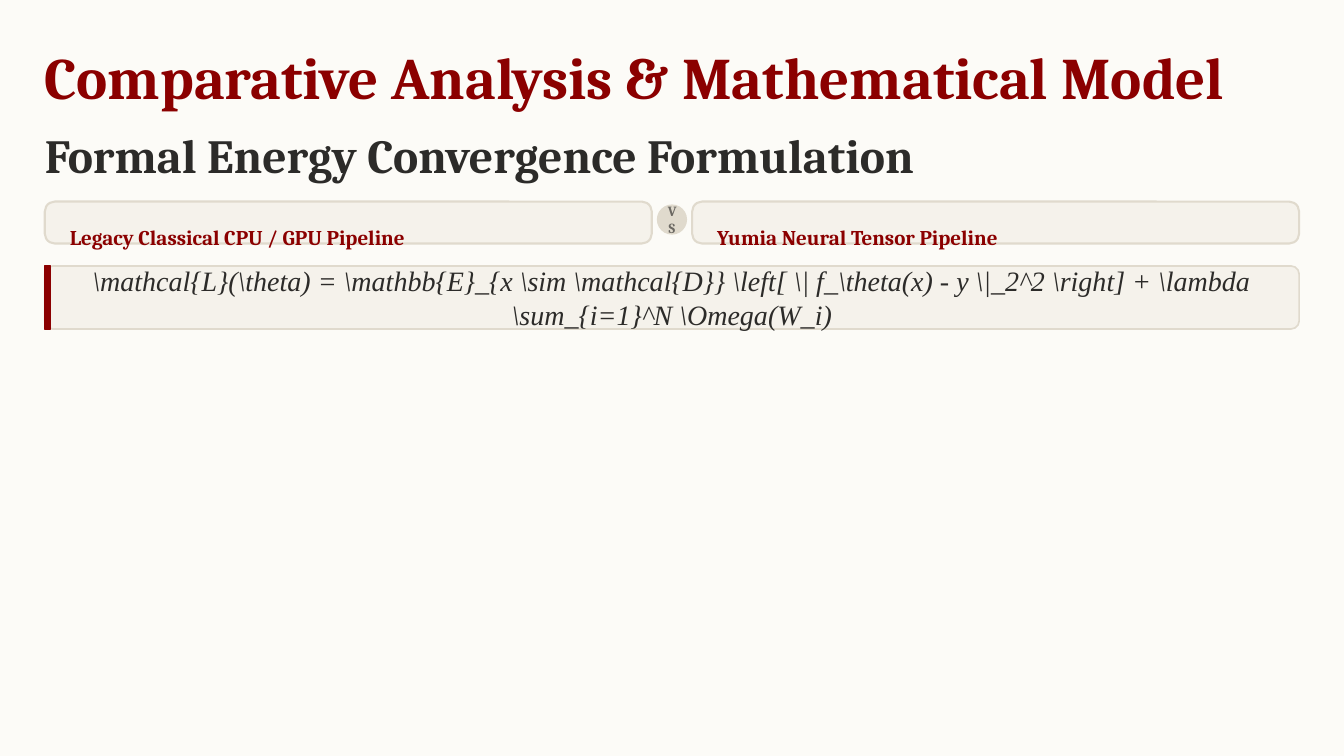
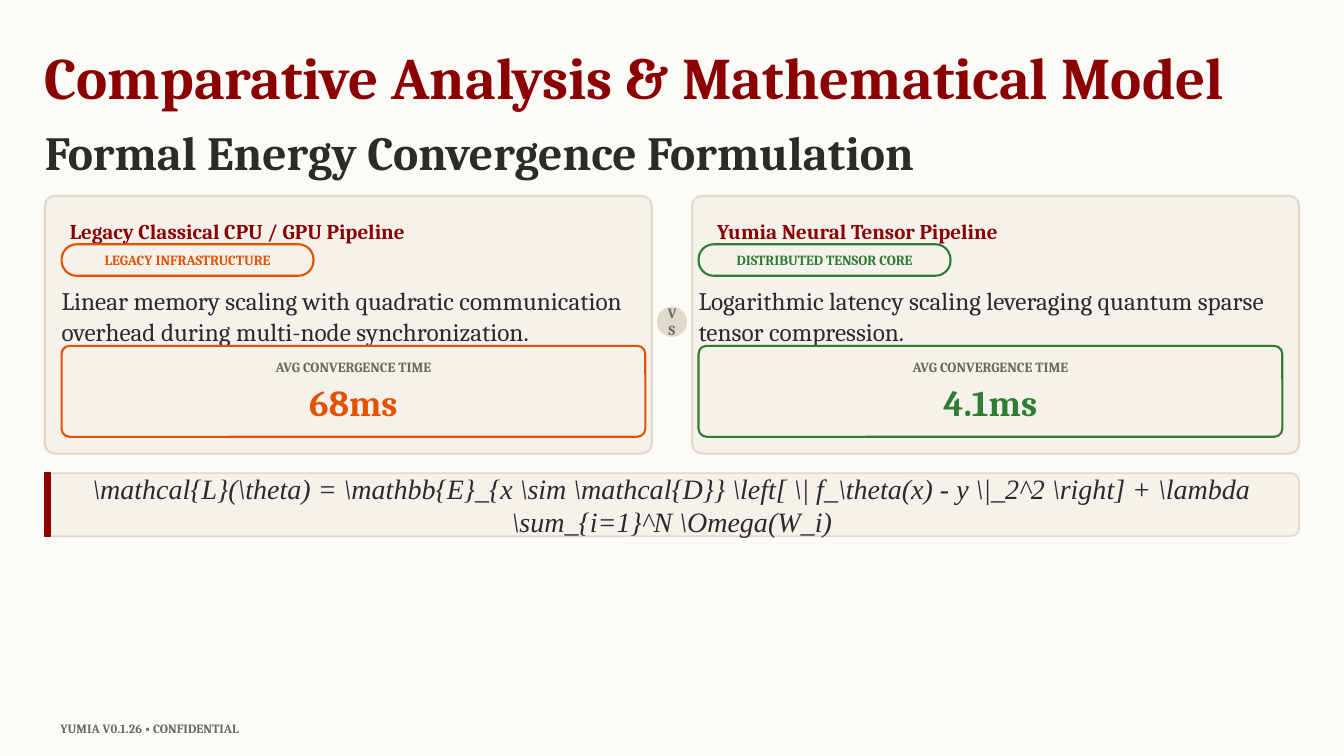
Before and after one commit to biagio-scaglia/Yumia-MD, a slide deck: slide 5 of presentation.pptx. Drawn at 1344x756 pixels with LibreOffice and Linux fonts; fonts in the diff are those of the drawing. Boxes give left, top, right and bottom in pixels: in the first picture for what was removed or moved away, otherwise in the second. Text is boxed around its words. In the diff, an @@ line names an element or a change of style, - is before the commit and + after.

Commit message:
fix(layout,pdf,pptx): implement full AST layout calculation for grid/compare/hero/diagram, fix PDF text contrast & watermark

```diff
--- a/presentation.pptx
+++ b/presentation.pptx
@@ rounded rectangle resized from (x1=44, y1=202, x2=651, y2=244) to (x1=44, y1=196, x2=651, y2=454) @@
@@ rounded rectangle at (x1=44, y1=196, x2=651, y2=454): proportions changed @@
@@ rounded rectangle at (x1=693, y1=196, x2=1300, y2=454): proportions changed @@
@@ rounded rectangle resized from (x1=693, y1=202, x2=1300, y2=244) to (x1=693, y1=196, x2=1300, y2=454) @@
@@ text "Legacy Classical CPU / GPU ..." moved from (x1=70, y1=230, x2=405, y2=250) to (x1=70, y1=224, x2=405, y2=245) @@
@@ text "Yumia Neural Tensor Pipeline" moved from (x1=717, y1=230, x2=998, y2=250) to (x1=717, y1=224, x2=998, y2=245) @@
@@ rounded rectangle added at (x1=62, y1=244, x2=314, y2=275), fill #F5F2EB, outline #E65100 1.5 pt @@
@@ text added at (x1=105, y1=255, x2=271, y2=265), 10 pt, text #E65100, bold @@
+LEGACY INFRASTRUCTURE
@@ rounded rectangle added at (x1=699, y1=244, x2=951, y2=275), fill #F5F2EB, outline #2E7D32 1.5 pt @@
@@ text added at (x1=737, y1=255, x2=912, y2=265), 10 pt, text #2E7D32, bold @@
+DISTRIBUTED TENSOR CORE
@@ text added at (x1=62, y1=292, x2=621, y2=347), 18 pt, text #2C2B29 @@
+Linear memory scaling with quadratic communication overhead during multi-node synchronization.
@@ text added at (x1=699, y1=292, x2=1264, y2=347), 18 pt, text #2C2B29 @@
+Logarithmic latency scaling leveraging quantum sparse tensor compression.
@@ text "VS" moved from (x1=657, y1=205, x2=688, y2=235) to (x1=657, y1=307, x2=688, y2=337) @@
@@ rounded rectangle moved from (x1=657, y1=205, x2=688, y2=235) to (x1=657, y1=307, x2=688, y2=337) @@
@@ rounded rectangle added at (x1=62, y1=346, x2=645, y2=437), fill #F5F2EB, outline #E65100 1.5 pt @@
@@ rounded rectangle added at (x1=699, y1=346, x2=1282, y2=437), fill #F5F2EB, outline #2E7D32 1.5 pt @@
@@ text added at (x1=276, y1=362, x2=431, y2=372), 10 pt, text #6B6862, bold @@
+AVG CONVERGENCE TIME
@@ text added at (x1=913, y1=362, x2=1068, y2=372), 10 pt, text #6B6862, bold @@
+AVG CONVERGENCE TIME
@@ text added at (x1=309, y1=391, x2=397, y2=417), 26 pt, text #E65100, bold @@
+68ms
@@ text added at (x1=943, y1=391, x2=1037, y2=417), 26 pt, text #2E7D32, bold @@
+4.1ms
@@ 1 text, 1 rounded rectangle, 1 rectangle moved together from (x1=44, y1=266, x2=1299, y2=331) to (x1=44, y1=473, x2=1299, y2=538) @@
@@ text added at (x1=60, y1=724, x2=239, y2=733), 9 pt, text #6B6862, bold @@
+YUMIA V0.1.26 • CONFIDENTIAL
```
Also in this commit, not shown: 6 other slides changed, 5 other files.
